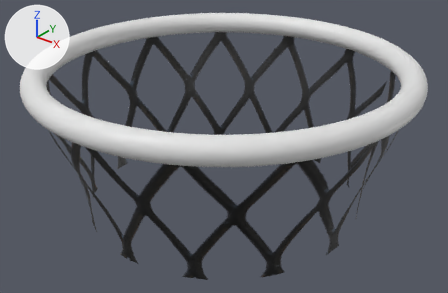
Renders of the Blender file Assets/3DObj/hoop.blend from each side of a commit.
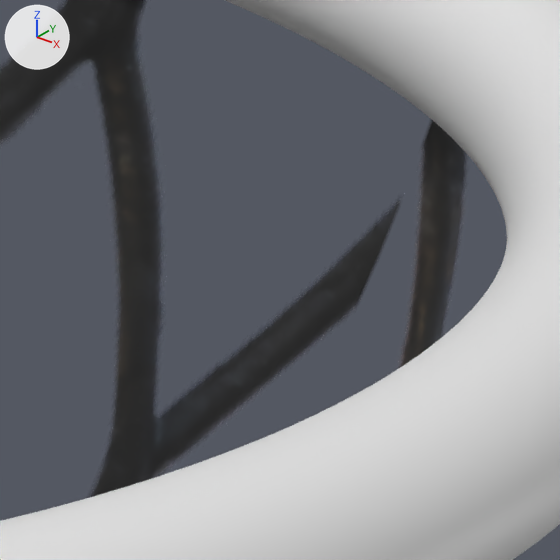
The first picture shows the older version from a 50 mm lens placed at (1.512, -1.888, 0.824), pointed at (0.018, -0.021, -0.334). The close-ups show both versions on the part from 75% to 91% of the width and 19% to 44% of the height of that picture; other places that the commit changed are outside them. The axes (+X, +Y, +Z) are drawn at upper left. The lights are the same throughout.
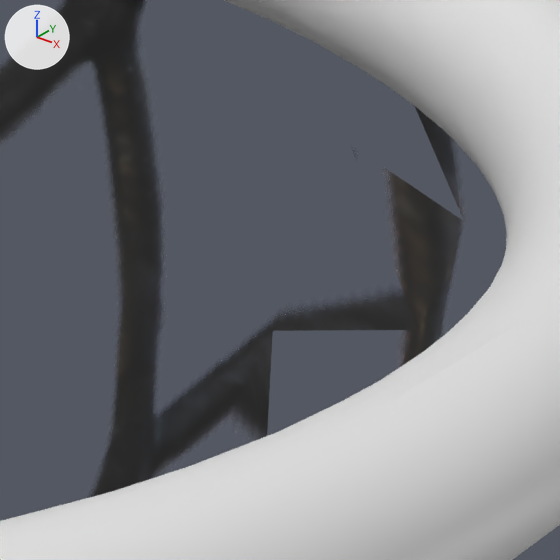
Changed parts and their boxes [x1, y1, x2, y2] in the close-ups (560 x 560 px):
'Cylinder', modifiers changed: before [0, 0, 466, 498]; after [0, 0, 464, 498]

The edits, one by one:
Object 'Cylinder' (ob_cylinder) gains a DECIMATE modifier named 'Decimate'.
Modifier setting: ratio = 0.02.
